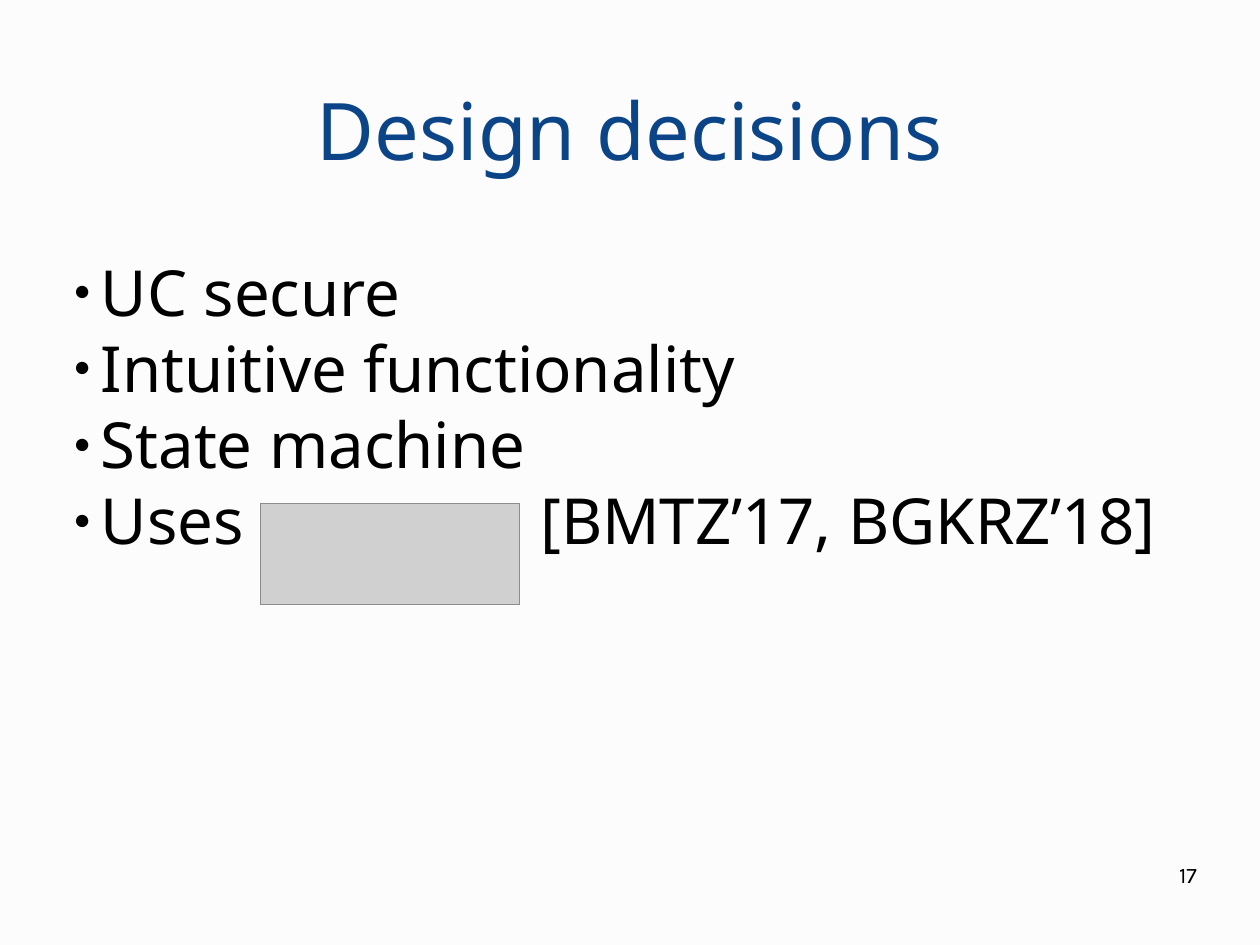
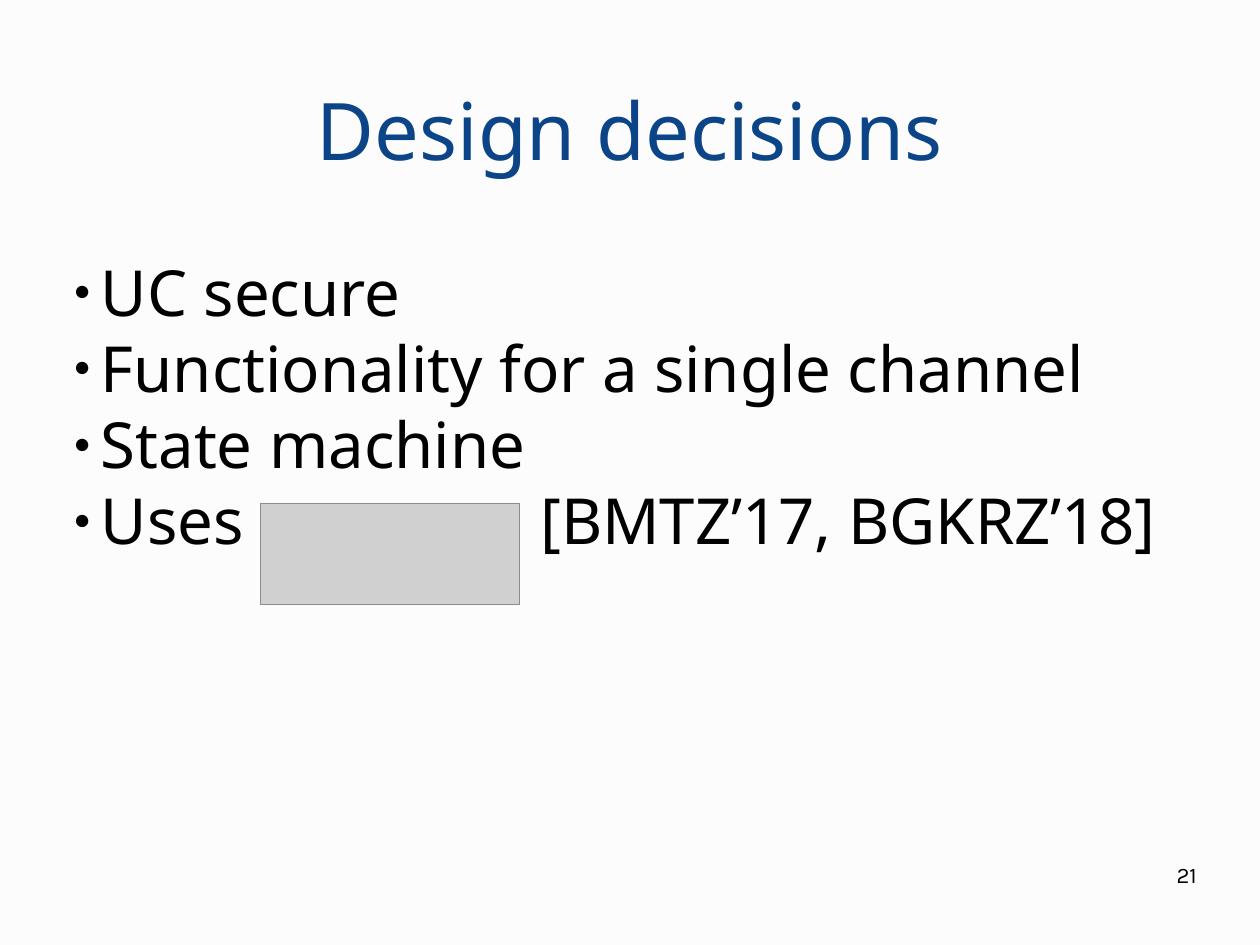
Before and after one commit to OrfeasLitos/virtual-payment-channels, a slide deck: slide 21 of slides/presentation.odp (slide 17 before the commit). Drawn at 1260x945 pixels with LibreOffice and Linux fonts; fonts in the diff are those of the drawing; grey boxes stand for pictures. Boxes give left, top, right and bottom in pixels: in the first picture for what was removed or moved away, otherwise in the second. Text is boxed around its words. In the diff, an @@ line names an element or a change of style, - is before the commit and + after.

```diff
--- a/slides/presentation.odp
+++ b/slides/presentation.odp
@@ subtitle at (101, 343, 1084, 408): text changed @@
-● Intuitive functionality
+● Functionality for a single channel
@@ page number at (1177, 869, 1197, 883): text changed @@
-17
+21
```
Also in this commit, not shown: 25 other slides changed, 7 slides added, 1 other file.
